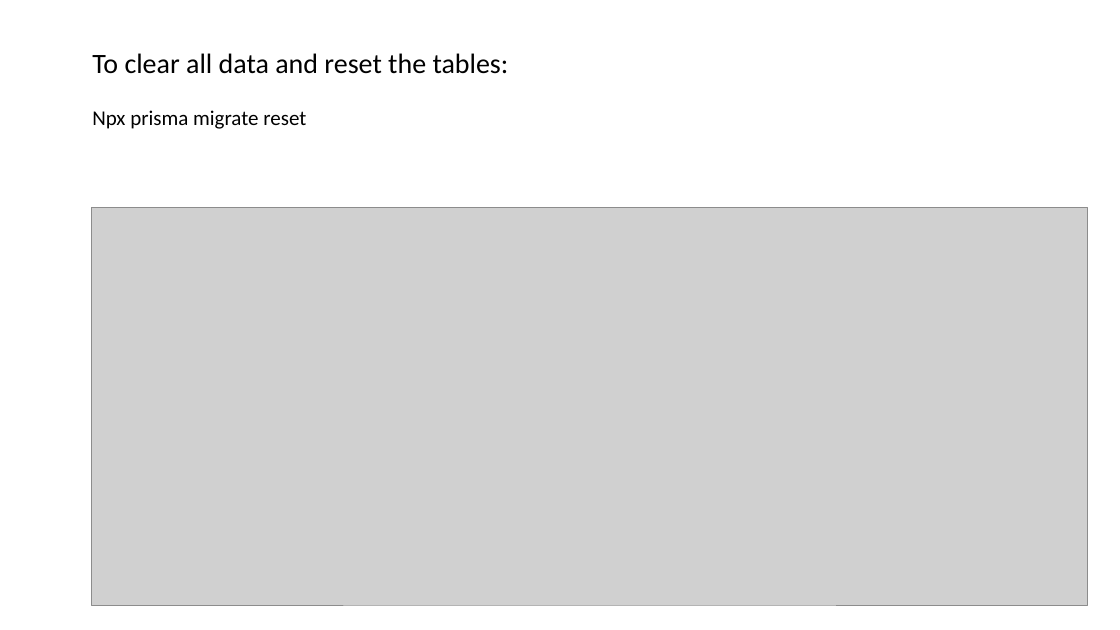
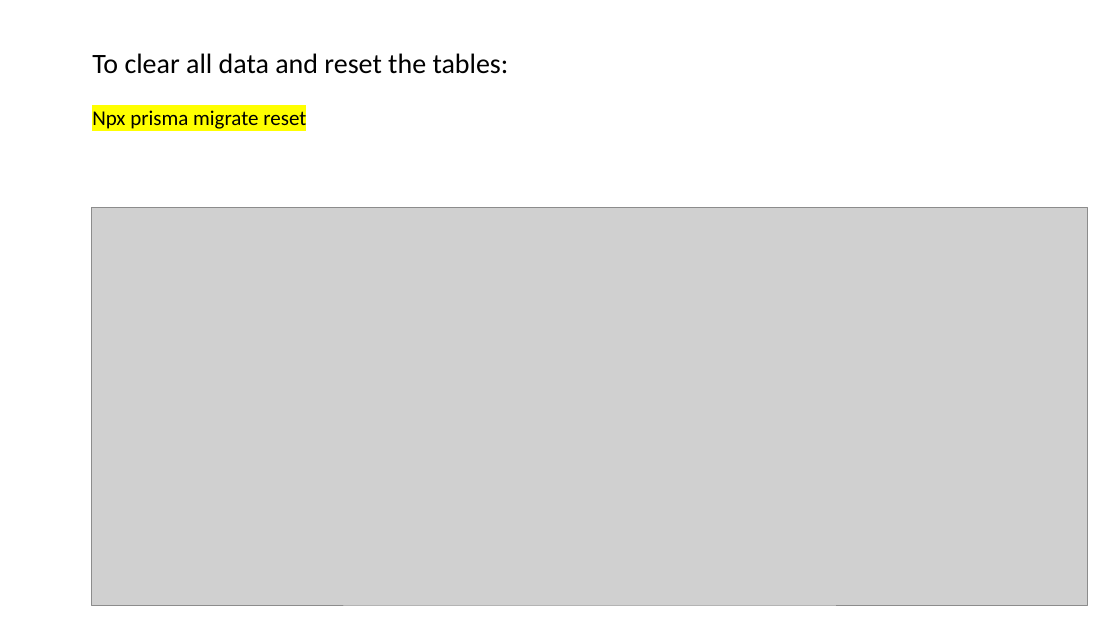
Before and after one commit to engineergrowth/Helpful-Stuff, a slide deck: slide 6 of PRISMA.pptx. Drawn at 1120x630 pixels with LibreOffice and Linux fonts; fonts in the diff are those of the drawing; grey boxes stand for pictures. Boxes give left, top, right and bottom in pixels: in the first picture for what was removed or moved away, otherwise in the second. Text is boxed around its words. In the diff, an @@ line names an element or a change of style, - is before the commit and + after.

```diff
--- a/PRISMA.pptx
+++ b/PRISMA.pptx
@@ text at bbox=[92, 110, 306, 129]: highlight none to #FFFF00 in "Npx prisma migrate reset" @@
```
Also in this commit, not shown: 11 other slides changed, 2 slides added.
